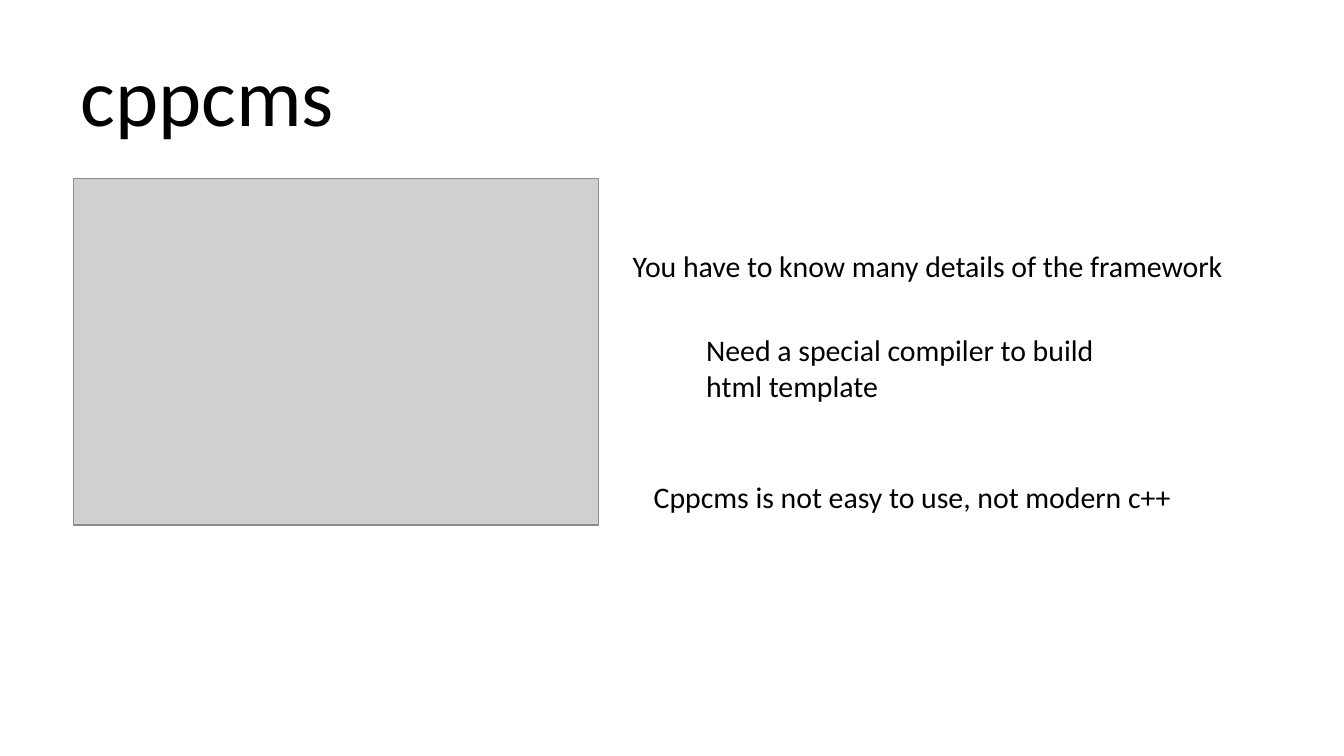
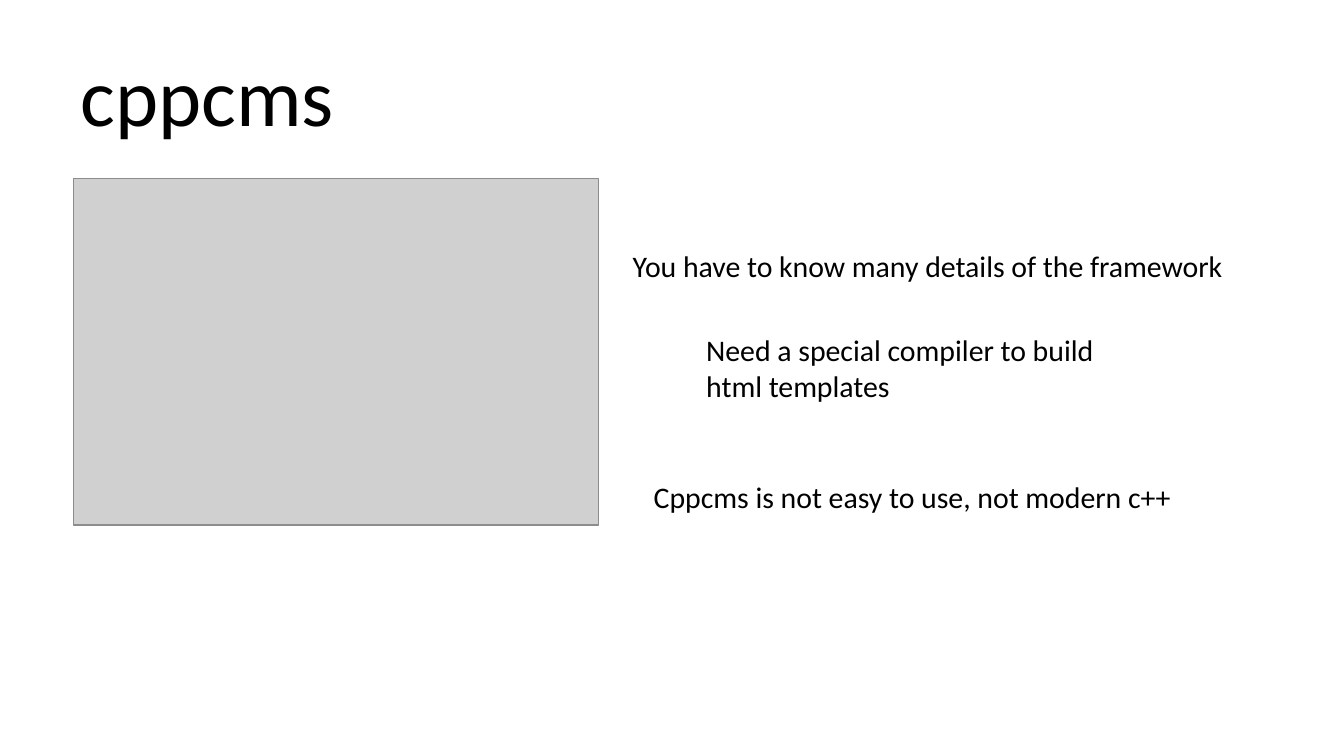
Before and after one commit to qicosmos/cppcon2018, a slide deck: slide 8 of cppcon2018.pptx. Drawn at 1344x756 pixels with LibreOffice and Linux fonts; fonts in the diff are those of the drawing; grey boxes stand for pictures. Boxes give left, top, right and bottom in pixels: in the first picture for what was removed or moved away, otherwise in the second. Text is boxed around its words. In the diff, an @@ line names an element or a change of style, - is before the commit and + after.

```diff
--- a/cppcon2018.pptx
+++ b/cppcon2018.pptx
@@ text at box(706, 376, 890, 402): text changed @@
-html template
+html templates
```
Also in this commit, not shown: 5 other slides changed, 2 slides added.
